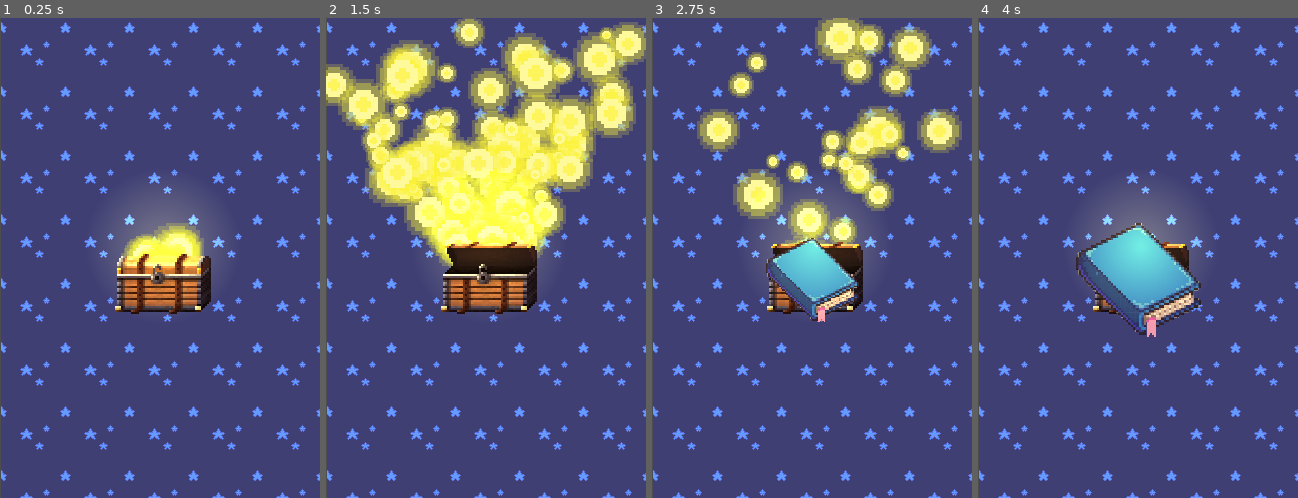
Above: before the commit, frames 1-4 (left to right).
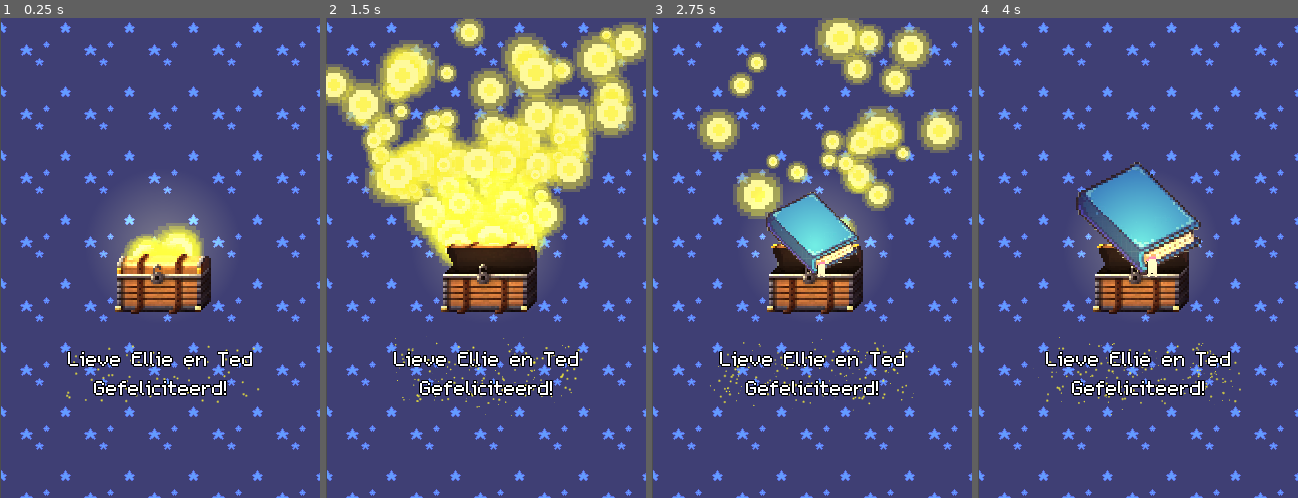
Above: after the commit, the same moments.

Repository: Maxic/fish-game
Game: Godot game, scene res://scenes/win_screen.tscn
The game is run twice, just before and just after one commit, with the same random seed, the same clock (stepped at 60 frames per second) and the same inputs. This scene is started directly instead of the project's main scene.
Inputs:
- Up to frame 1 (0.25 s): no input
- Up to frame 2 (1.5 s): hold D (right) 0.53-1.28 s; hold S (down) from 1.28 s (still down)
- Up to frame 3 (2.75 s): release S (down) at 2.03 s; hold D (right) from 2.03 s (still down)
- Up to frame 4 (4 s): release D (right) at 2.78 s; hold W (up) 2.78-3.53 s; hold A (left) from 3.53 s (still down)

The runs differ from the first frame. In frame 1, 2.1% of the frame differs, in the area x 20-82%, y 68-81%; in frame 2, 2.3%; in frame 3, 7.3%; in frame 4, 11%, in the area x 18-83%, y 30-83%.

Commit message:
small changes to win screen

Diff:
--- /dev/null
+++ b/scenes/book.gdshader
@@ -0,0 +1,10 @@
+shader_type canvas_item;
+
+uniform float normal_offset : hint_range(0, 2, .1) = 1.5;
+uniform float time_influence : hint_range(0, 50) = 3;
+uniform float y_div : hint_range(0, 10, .1) = 2.87;
+
+void vertex() {
+	VERTEX.x += sin(VERTEX.y * y_div + round(TIME * time_influence)) * normal_offset;
+	VERTEX.y += sin(VERTEX.x * y_div + round(TIME * time_influence)) * normal_offset;
+}
--- a/scenes/win_screen.tscn
+++ b/scenes/win_screen.tscn
@@ -1,13 +1,16 @@
-[gd_scene load_steps=15 format=3 uid="uid://d0fbe41s1xfha"]
+[gd_scene load_steps=20 format=3 uid="uid://d0fbe41s1xfha"]
 
 [ext_resource type="Texture2D" uid="uid://7uc225ak1dpj" path="res://sprite_assets/Wooden Chest 1 -  Spritesheet.png" id="1_3sdya"]
 [ext_resource type="Texture2D" uid="uid://cr023ijrmhxqr" path="res://sprite_assets/light_circle.png" id="2_r7fih"]
 [ext_resource type="Texture2D" uid="uid://blsmdup5lqy0o" path="res://sprite_assets/winner_bg.png" id="2_uxwrq"]
 [ext_resource type="Script" path="res://scripts/CPUParticles2D.gd" id="3_dsglt"]
-[ext_resource type="AudioStream" uid="uid://dm0vxpy1mdv2s" path="res://sprite_assets/short-crowd-cheer-6713.mp3" id="4_st01t"]
+[ext_resource type="FontFile" uid="uid://bhnfop0absd7m" path="res://sprite_assets/m5x7.ttf" id="4_gqs3q"]
 [ext_resource type="Texture2D" uid="uid://dwcsp1q5yt4rd" path="res://sprite_assets/light.png" id="5_08re3"]
 [ext_resource type="Texture2D" uid="uid://bt5daskuh6fr7" path="res://sprite_assets/book.png" id="6_bojro"]
+[ext_resource type="Shader" path="res://scenes/book.gdshader" id="6_tvv1d"]
 [ext_resource type="Script" path="res://scripts/book.gd" id="7_54piu"]
+[ext_resource type="AudioStream" uid="uid://u2ux6e0krwcb" path="res://sprite_assets/15 1st Goal.mp3" id="8_68wa7"]
+[ext_resource type="Texture2D" uid="uid://i5pl134qr2ct" path="res://sprite_assets/light_circle_jelly.png" id="10_ktvqy"]
 
 [sub_resource type="AtlasTexture" id="AtlasTexture_vmjqm"]
 atlas = ExtResource("1_3sdya")
@@ -52,6 +55,16 @@
 "speed": 5.0
 }]
 
+[sub_resource type="ShaderMaterial" id="ShaderMaterial_2o3fd"]
+shader = ExtResource("6_tvv1d")
+shader_parameter/normal_offset = 1.5
+shader_parameter/time_influence = 3.0
+shader_parameter/y_div = 2.87
+
+[sub_resource type="Curve" id="Curve_4opmm"]
+_data = [Vector2(0, 0.991711), 0.0, 0.0, 0, 0, Vector2(0.997831, 0.00409913), 0.0, 0.0, 0, 0]
+point_count = 2
+
 [node name="Node" type="Node"]
 
 [node name="bg" type="Sprite2D" parent="."]
@@ -78,12 +91,6 @@
 scale_amount_max = 4.0
 script = ExtResource("3_dsglt")
 
-[node name="Label" type="Label" parent="CPUParticles2D"]
-offset_left = -26.0
-offset_top = 59.0
-offset_right = 14.0
-offset_bottom = 82.0
-
 [node name="PointLight2D" type="PointLight2D" parent="."]
 position = Vector2(163, 228)
 scale = Vector2(2.48438, 2.48438)
@@ -96,12 +103,41 @@
 autoplay = "default"
 
 [node name="book" type="Sprite2D" parent="."]
+material = SubResource("ShaderMaterial_2o3fd")
 position = Vector2(160, 262)
 texture = ExtResource("6_bojro")
 script = ExtResource("7_54piu")
 
 [node name="AudioStreamPlayer2D" type="AudioStreamPlayer2D" parent="."]
-stream = ExtResource("4_st01t")
+stream = ExtResource("8_68wa7")
 volume_db = 2.0
 pitch_scale = 1.2
 autoplay = true
+
+[node name="CPUParticles2D2" type="CPUParticles2D" parent="."]
+position = Vector2(162, 357)
+amount = 250
+texture = ExtResource("10_ktvqy")
+emission_shape = 3
+emission_rect_extents = Vector2(95.25, 27.17)
+direction = Vector2(2.08165e-12, 2.08165e-12)
+spread = 175.12
+gravity = Vector2(2.08165e-12, 2.08165e-12)
+initial_velocity_min = 20.83
+initial_velocity_max = 20.83
+scale_amount_min = 0.1
+scale_amount_max = 0.1
+scale_amount_curve = SubResource("Curve_4opmm")
+
+[node name="Label" type="Label" parent="."]
+offset_left = 68.0
+offset_top = 326.0
+offset_right = 254.0
+offset_bottom = 381.0
+theme_override_colors/font_outline_color = Color(0, 0, 0, 1)
+theme_override_constants/outline_size = 4
+theme_override_fonts/font = ExtResource("4_gqs3q")
+theme_override_font_sizes/font_size = 32
+text = "Lieve Ellie en Ted
+Gefeliciteerd!"
+horizontal_alignment = 1
--- a/scripts/book.gd
+++ b/scripts/book.gd
@@ -11,4 +11,5 @@
 	time += delta
 	if time > 2:
 		if self.scale.x <= 1:
+				position.y -= 1
 				self.scale += Vector2(delta,delta)
Not shown, added: sprite_assets/15 1st Goal.mp3.import
Not shown, added: sprite_assets/15 1st Goal.mp3
